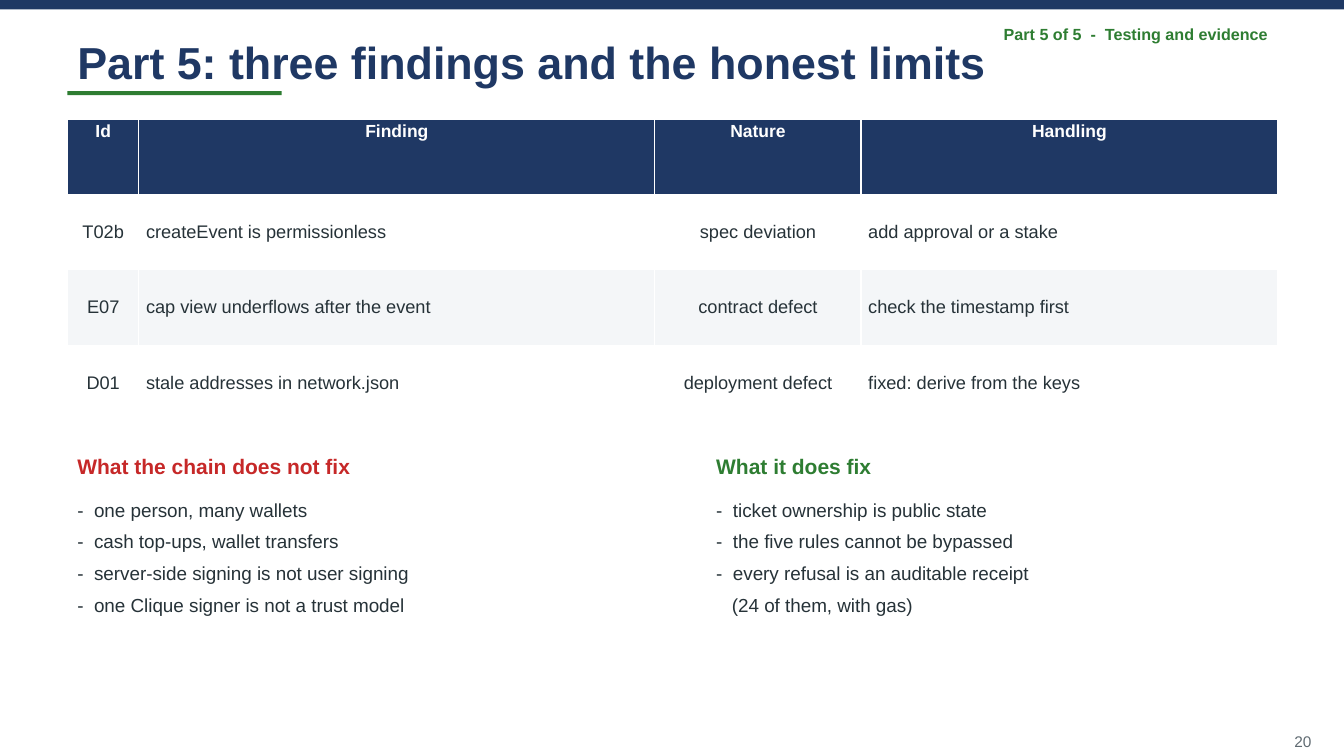
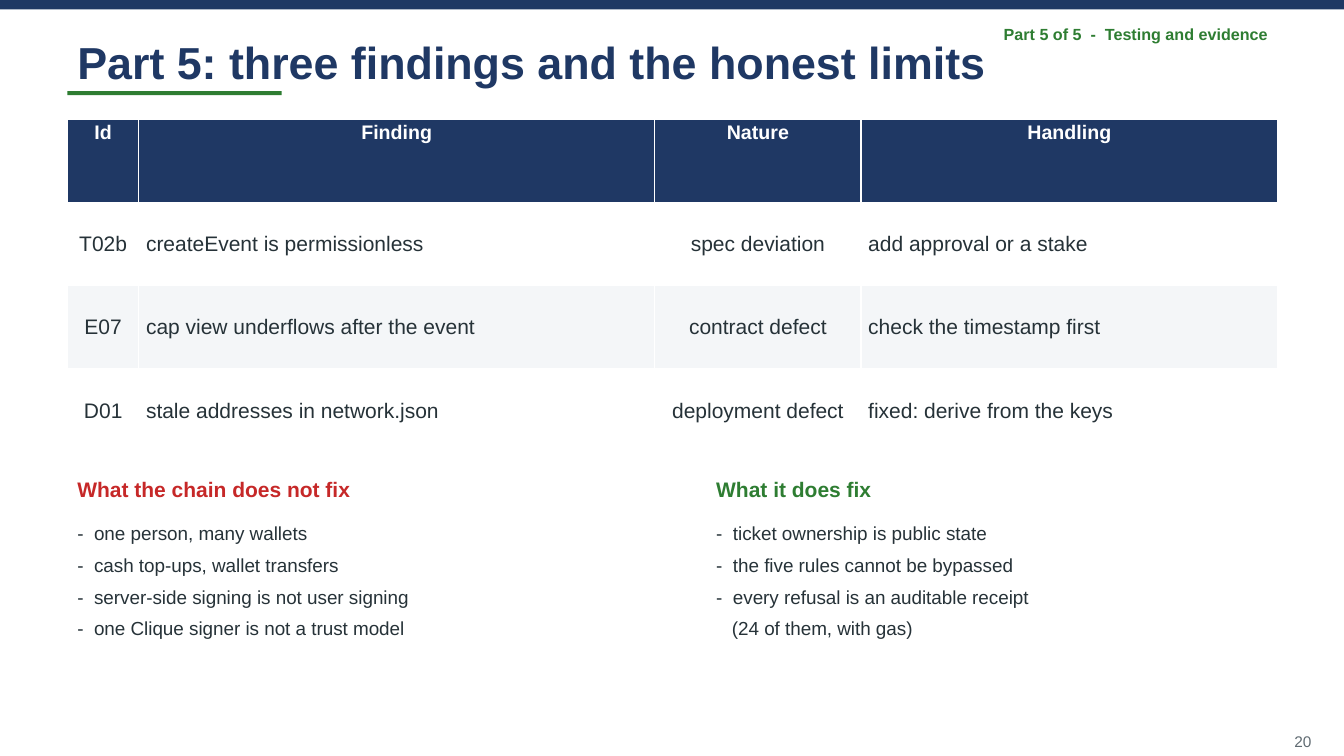
Before and after one commit to wangzai-dao/FTEC5520_AntiScalping, a slide deck: slide 20 of presentation/final_presentation.pptx. Drawn at 1344x756 pixels with LibreOffice and Linux fonts; fonts in the diff are those of the drawing. Boxes give left, top, right and bottom in pixels: in the first picture for what was removed or moved away, otherwise in the second. Text is boxed around its words. In the diff, an @@ line names an element or a change of style, - is before the commit and + after.

```diff
--- a/presentation/final_presentation.pptx
+++ b/presentation/final_presentation.pptx
@@ table at [68,119,1278,453] @@
@@ size 12.5 to 14 pt in "Id", "Finding", "Nature", "Handling" @@
@@ size 13 to 15 pt in "T02b", "createEvent is permissionless", "spec deviation", "add approval or a stake" and 8 more places @@
@@ text "What the chain does not ...": place and size @@
-text "What the chain does not ..." at [77,458,349,475]
+text "What the chain does not ..." at [77,481,349,498]
@@ text "What it does fix": place and size @@
-text "What it does fix" at [716,458,871,474]
+text "What it does fix" at [716,481,871,497]
@@ text "- one person, many wallets": place and size @@
-text "- one person, many wallets" at [94,503,409,616]
+text "- one person, many wallets" at [94,526,409,639]
@@ text "- ticket ownership is public ...": place and size @@
-text "- ticket ownership is public ..." at [732,503,1028,616]
+text "- ticket ownership is public ..." at [732,526,1028,639]
```
Also in this commit, not shown: 6 other slides changed, 1 other file.
